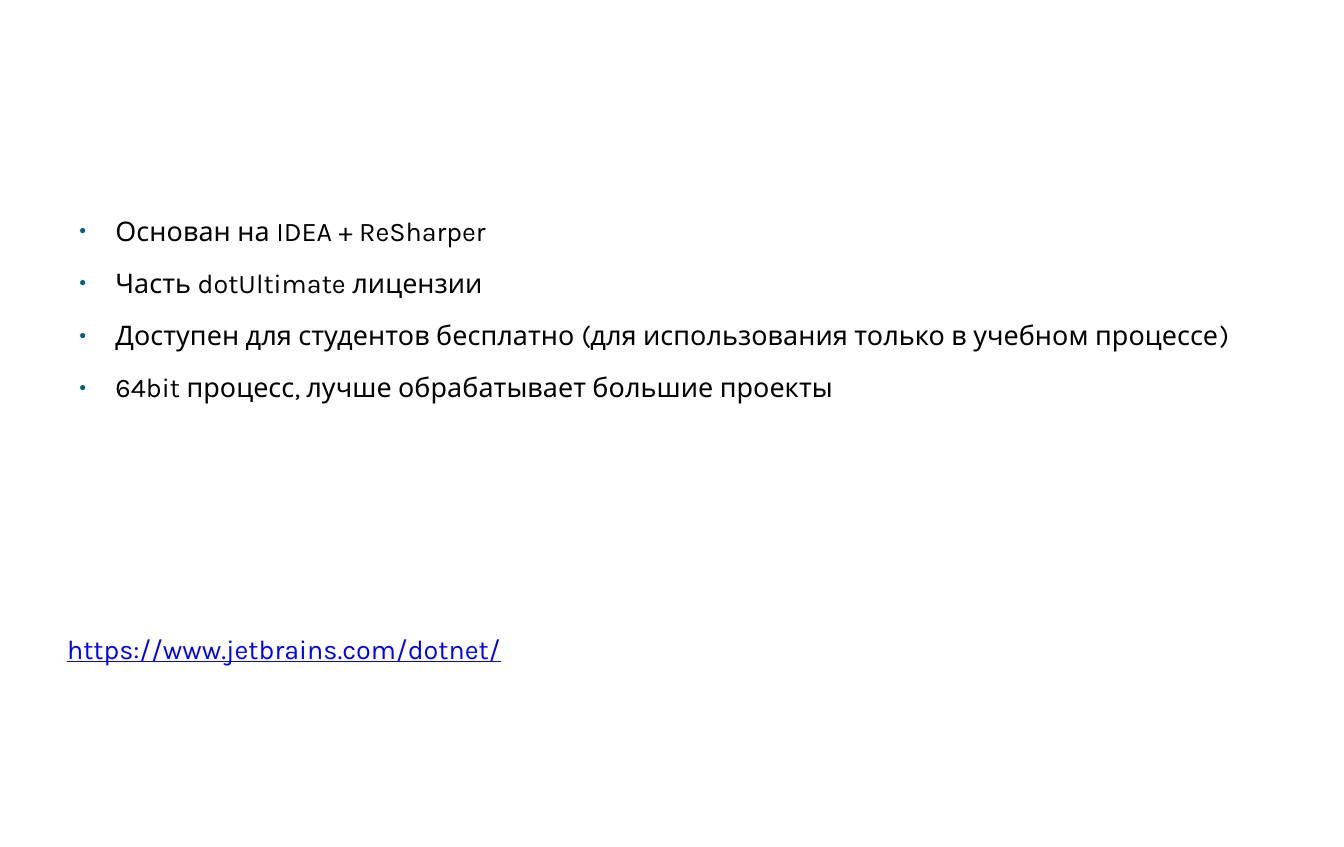
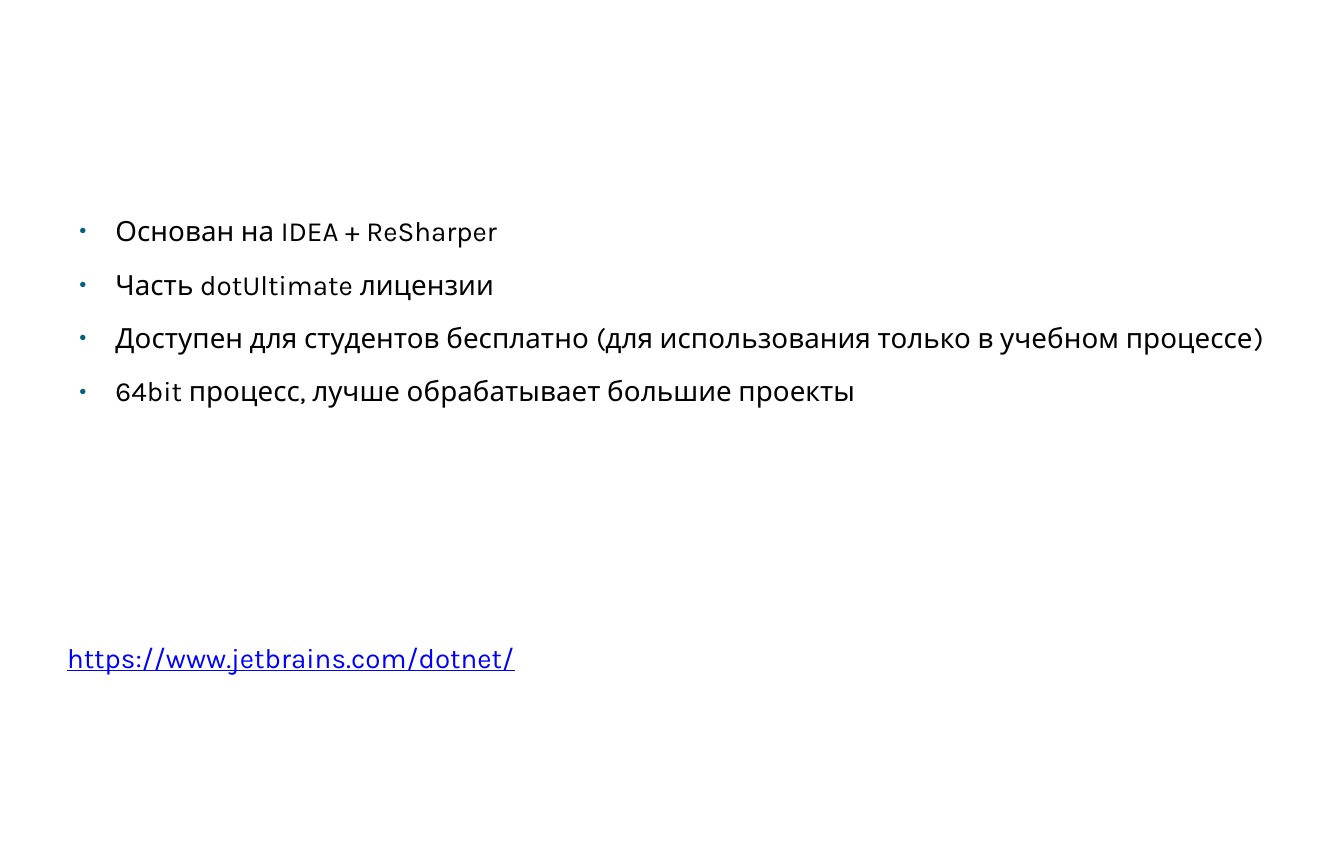
Before and after one commit to klimenkoAnna/DeveloperInstrumentalTools, a slide deck: slide 6 of docs/ETU DIT #1.pptx. Drawn at 1344x847 pixels with LibreOffice and Linux fonts; fonts in the diff are those of the drawing; background and template pictures are left out. Boxes give left, top, right and bottom in pixels: in the first picture for what was removed or moved away, otherwise in the second. Text is boxed around its words. In the diff, an @@ line names an element or a change of style, - is before the commit and + after.

```diff
--- a/docs/ETU DIT #1.pptx
+++ b/docs/ETU DIT #1.pptx
@@ text "Основан на IDEA + ReSharper" at (67, 221, 1253, 675): size 18.9 to 19.5 pt @@
```
Also in this commit, not shown: 2 other slides changed.
